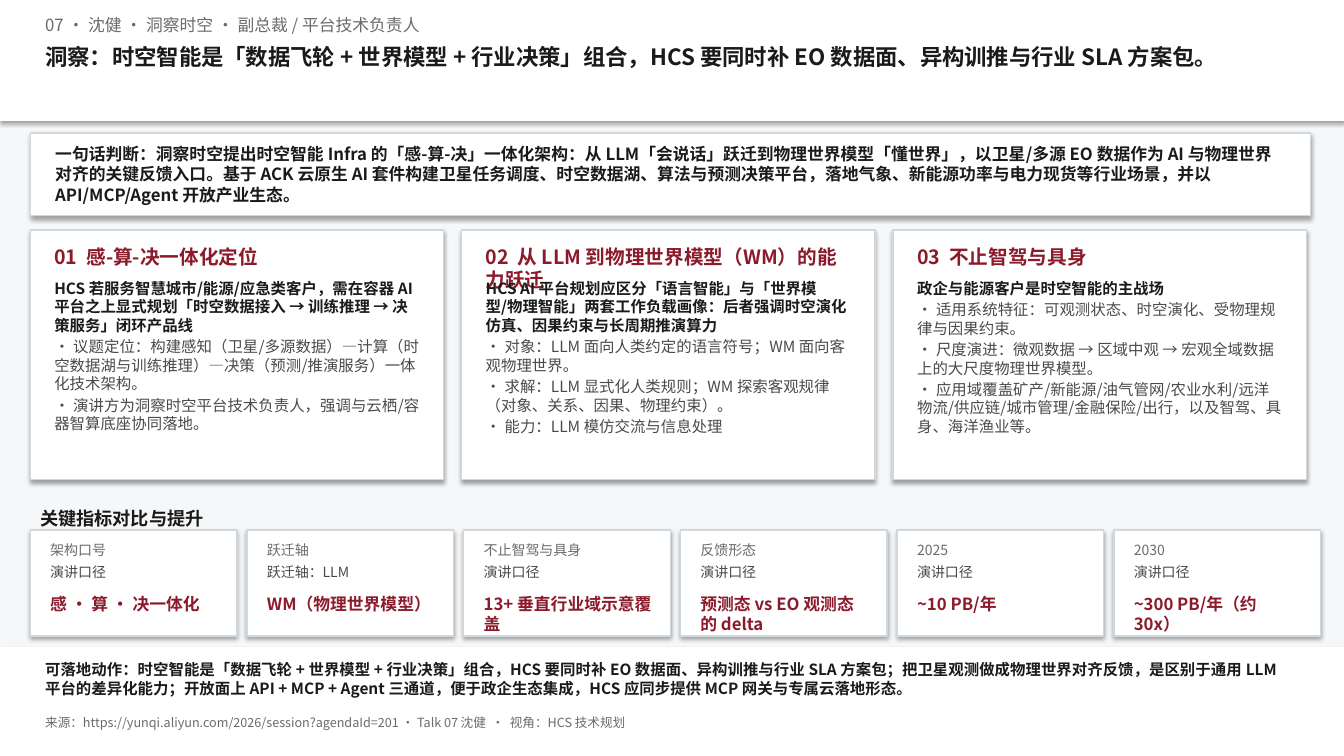
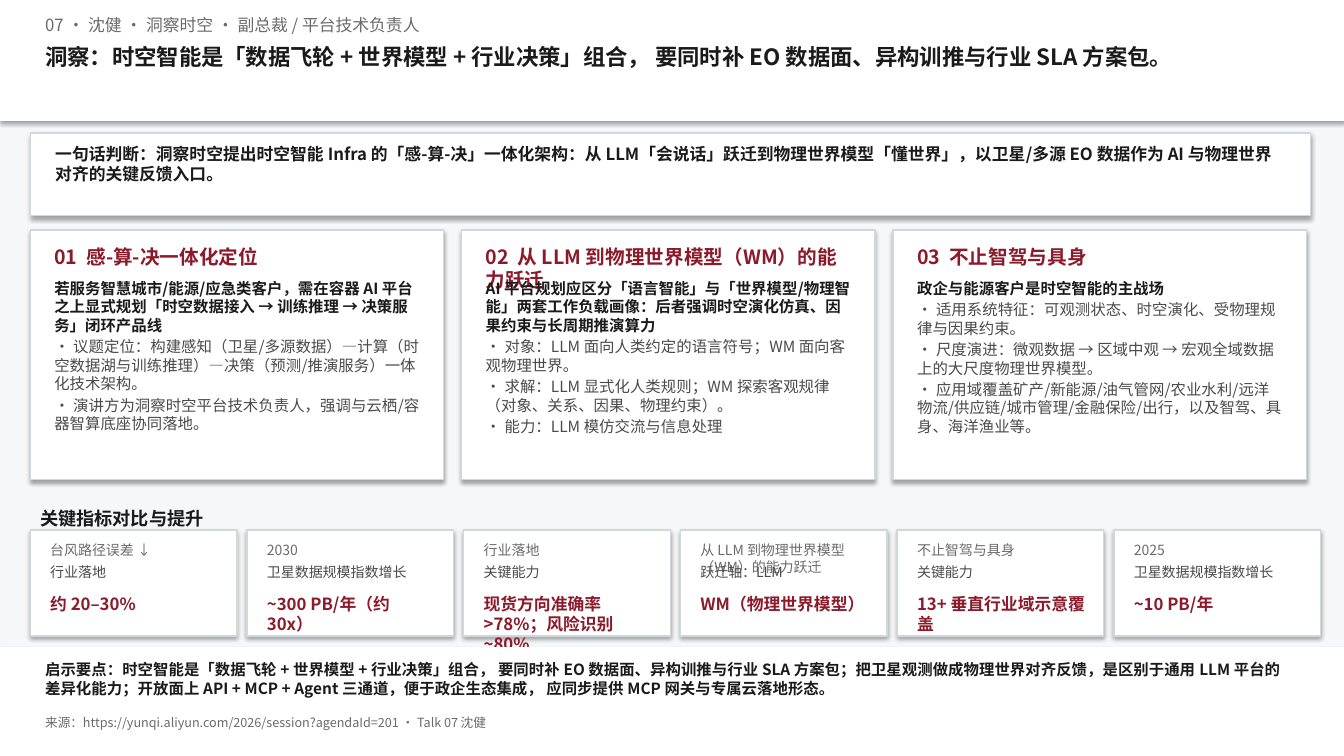
Before and after one commit to Annie-Summer/Kthena, a slide deck: slide 1 of yunqi-2026-agenda-201/docs/洞察一页-07-时空智能 Infra：感-算-决一体化.pptx. Drawn at 1344x756 pixels with LibreOffice and Linux fonts; fonts in the diff are those of the drawing. Boxes give left, top, right and bottom in pixels: in the first picture for what was removed or moved away, otherwise in the second. Text is boxed around its words. In the diff, an @@ line names an element or a change of style, - is before the commit and + after.

```diff
--- a/yunqi-2026-agenda-201/docs/洞察一页-07-时空智能 Infra：感-算-决一体化.pptx
+++ b/yunqi-2026-agenda-201/docs/洞察一页-07-时空智能 Infra：感-算-决一体化.pptx
@@ text at bbox=[45, 46, 1172, 68]: text changed @@
-洞察：时空智能是「数据飞轮 + 世界模型 + 行业决策」组合，HCS 要同时补 EO 数据面、异构训推与行业 SLA 方案包。
+洞察：时空智能是「数据飞轮 + 世界模型 + 行业决策」组合， 要同时补 EO 数据面、异构训推与行业 SLA 方案包。
@@ text at bbox=[55, 145, 1272, 182]: text changed @@
-一句话判断：洞察时空提出时空智能 Infra 的「感-算-决」一体化架构：从 LLM「会说话」跃迁到物理世界模型「懂世界」，以卫星/多源 EO 数据作为 AI 与物理世界对齐的关键反馈入口。基于 ACK 云原生 AI 套件构建卫星任务调度、时空数据湖、算法与预测决策平台，落地气象、新能源功率与电力现货等行业场景，并以 API/MCP/Agent 开放产业生态。
+一句话判断：洞察时空提出时空智能 Infra 的「感-算-决」一体化架构：从 LLM「会说话」跃迁到物理世界模型「懂世界」，以卫星/多源 EO 数据作为 AI 与物理世界对齐的关键反馈入口。
@@ text at bbox=[54, 281, 413, 333]: text changed @@
-HCS 若服务智慧城市/能源/应急类客户，需在容器 AI 平台之上显式规划「时空数据接入 → 训练推理 → 决策服务」闭环产品线
+若服务智慧城市/能源/应急类客户，需在容器 AI 平台之上显式规划「时空数据接入 → 训练推理 → 决策服务」闭环产品线
@@ text at bbox=[486, 279, 850, 333]: text changed @@
-HCS AI 平台规划应区分「语言智能」与「世界模型/物理智能」两套工作负载画像：后者强调时空演化仿真、因果约束与长周期推演算力
+AI 平台规划应区分「语言智能」与「世界模型/物理智能」两套工作负载画像：后者强调时空演化仿真、因果约束与长周期推演算力
@@ text at bbox=[50, 543, 134, 556]: text changed @@
-架构口号
+台风路径误差 ↓
@@ text at bbox=[50, 565, 106, 578]: text changed @@
-演讲口径
+行业落地
@@ text at bbox=[267, 544, 298, 555]: text changed @@
-跃迁轴
+2030
@@ text at bbox=[267, 565, 407, 578]: text changed @@
-跃迁轴：LLM
+卫星数据规模指数增长
@@ text at bbox=[484, 543, 540, 556]: text changed @@
-不止智驾与具身
+行业落地
@@ text at bbox=[484, 565, 540, 578]: text changed @@
-演讲口径
+关键能力
@@ text at bbox=[700, 543, 845, 576]: text changed @@
-反馈形态
+从 LLM 到物理世界模型（WM）的能力跃迁
@@ text at bbox=[700, 563, 782, 578]: text changed @@
-演讲口径
+跃迁轴：LLM
@@ text at bbox=[917, 543, 1015, 556]: text changed @@
-2025
+不止智驾与具身
@@ text at bbox=[917, 565, 973, 578]: text changed @@
-演讲口径
+关键能力
@@ text at bbox=[1134, 544, 1165, 555]: text changed @@
-2030
+2025
@@ text at bbox=[1134, 565, 1274, 578]: text changed @@
-演讲口径
+卫星数据规模指数增长
@@ text at bbox=[50, 596, 136, 612]: text changed @@
-感 · 算 · 决一体化
+约 20–30%
@@ text at bbox=[267, 595, 390, 632]: text changed @@
-WM（物理世界模型）
+~300 PB/年（约 30x）
@@ text at bbox=[484, 595, 614, 633]: text changed @@
-13+ 垂直行业域示意覆盖
+现货方向准确率 >78%；风险识别 ~80%
@@ text at bbox=[700, 595, 864, 612]: text changed @@
-预测态 vs EO 观测态的 delta
+WM（物理世界模型）
@@ text at bbox=[917, 595, 1085, 631]: text changed @@
-~10 PB/年
+13+ 垂直行业域示意覆盖
@@ text at bbox=[1134, 596, 1213, 613]: text changed @@
-~300 PB/年（约 30x）
+~10 PB/年
@@ text at bbox=[45, 662, 1280, 698]: text changed @@
-可落地动作：时空智能是「数据飞轮 + 世界模型 + 行业决策」组合，HCS 要同时补 EO 数据面、异构训推与行业 SLA 方案包；把卫星观测做成物理世界对齐反馈，是区别于通用 LLM 平台的差异化能力；开放面上 API + MCP + Agent 三通道，便于政企生态集成，HCS 应同步提供 MCP 网关与专属云落地形态。
+启示要点：时空智能是「数据飞轮 + 世界模型 + 行业决策」组合， 要同时补 EO 数据面、异构训推与行业 SLA 方案包；把卫星观测做成物理世界对齐反馈，是区别于通用 LLM 平台的差异化能力；开放面上 API + MCP + Agent 三通道，便于政企生态集成， 应同步提供 MCP 网关与专属云落地形态。
@@ text at bbox=[45, 716, 486, 730]: text changed @@
-来源：https://yunqi.aliyun.com/2026/session?agendaId=201 · Talk 07 沈健 · 视角：HCS 技术规划
+来源：https://yunqi.aliyun.com/2026/session?agendaId=201 · Talk 07 沈健
```
Also in this commit, not shown: 22 other files.
